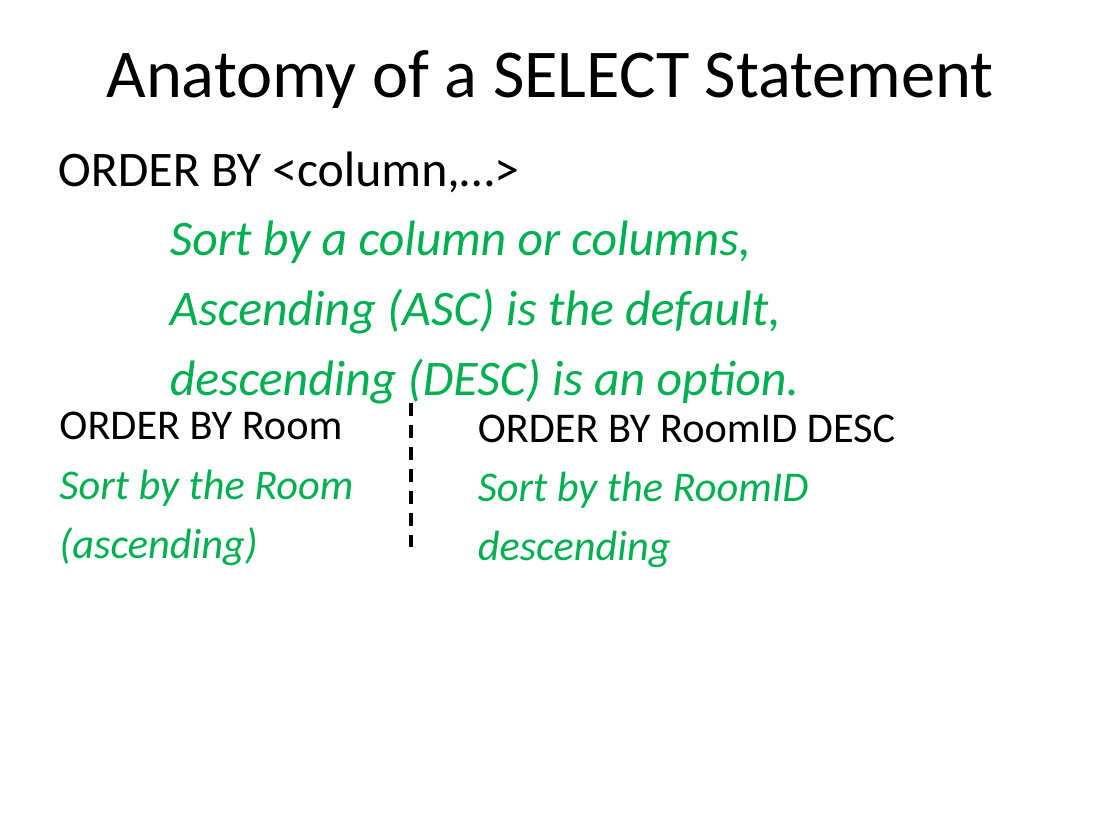
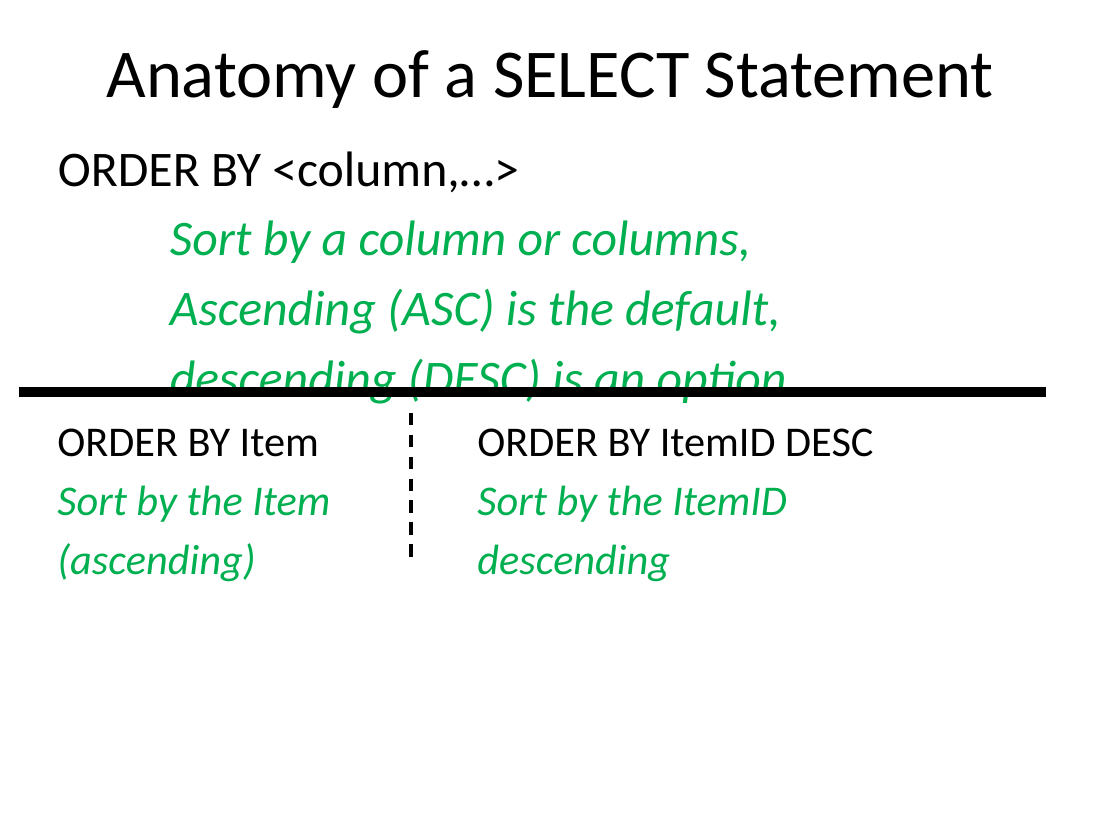
Before and after one commit to dykebert/GDI_Database_Training, a slide deck: slide 43 of Introduction to Databases and SQL.pptx. Drawn at 1120x840 pixels with LibreOffice and Linux fonts; fonts in the diff are those of the drawing. Boxes give left, top, right and bottom in pixels: in the first picture for what was removed or moved away, otherwise in the second. Text is boxed around its words. In the diff, an @@ line names an element or a change of style, - is before the commit and + after.

```diff
--- a/Introduction to Databases and SQL.pptx
+++ b/Introduction to Databases and SQL.pptx
@@ line added from (19, 392) to (1046, 392), #000000 6 pt @@
@@ text "ORDER BY Item": place and size @@
-text "ORDER BY Item" at (59,411,353,566)
+text "ORDER BY Item" at (57,428,330,582)
@@ line moved from (411, 403) - (411, 553) to (411, 413) - (411, 562) @@
@@ text "ORDER BY ItemID DESC": place and size @@
-text "ORDER BY ItemID DESC" at (478,414,895,568)
+text "ORDER BY ItemID DESC" at (477,428,873,582)
@@ text at (57,428,330,522): text changed @@
-ORDER BY Room
-Sort by the Room
+ORDER BY Item
+Sort by the Item
@@ text at (477,428,873,522): text changed @@
-ORDER BY RoomID DESC
-Sort by the RoomID
+ORDER BY ItemID DESC
+Sort by the ItemID
```
Also in this commit, not shown: 3 other slides changed, 6 slides added, 2 other files.
